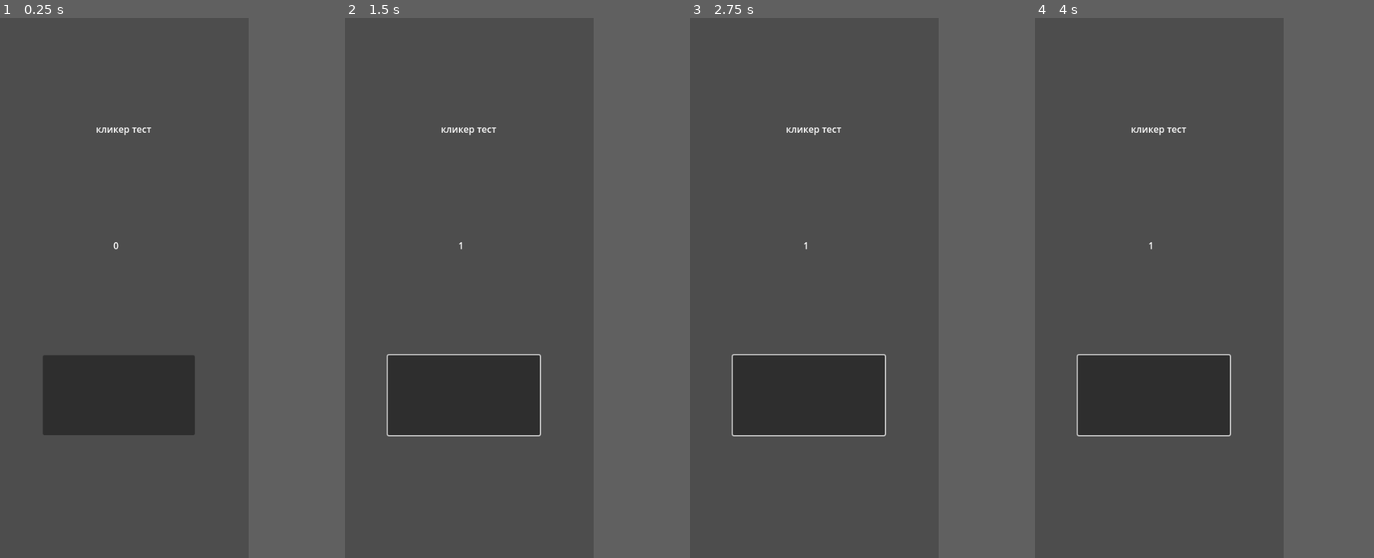
Above: before the commit, frames 1-4 (left to right).
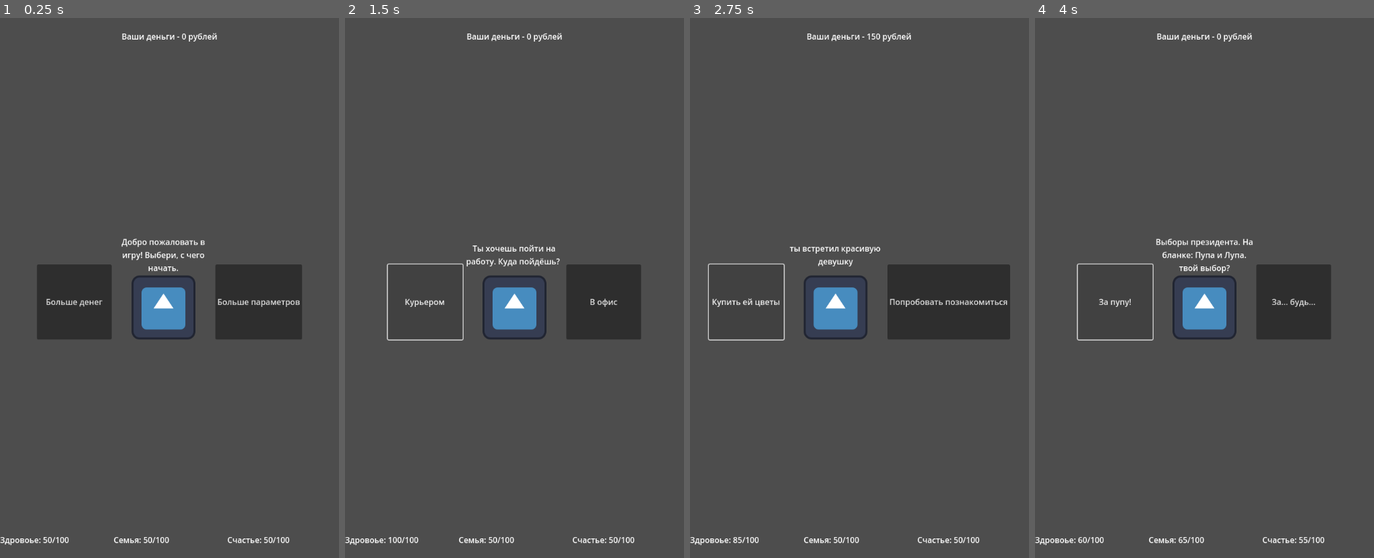
Above: after the commit, the same moments.

Repository: coca-in-a-cola/carassius
Game: Godot game, scene res://first prototype/main.tscn
Same seed, same stepped clock (60 frames per second), same inputs: the game is played once before the commit and once after it. Before the commit the project starts from res://scenes/loading/loading.tscn. The engine's default icon, where the game draws it, is replaced by a stand-in: a white triangle on a blue panel in a dark square.
Inputs (mouse positions are in pixels of both pictures, inside the frame that each line leads up to):
- Up to frame 1 (0.25 s): no input
- Up to frame 2 (1.5 s): click (463, 396) at 0.52 s; click (399, 304) at 1.25 s, where only the run after the commit has a clickable "Больше денег"
- Up to frame 3 (2.75 s): click (747, 304) at 2 s, where only the run after the commit has a clickable "Курьером"
- Up to frame 4 (4 s): click (1075, 304) at 2.75 s, where only the run after the commit has a clickable "Купить ей цветы"; click (1085, 304) at 3.5 s, where only the run after the commit has a clickable "Шава рядом с метро"
In our replay, the window is 369x800 before the commit and 503x800 after it. These sizes can differ from the game's own. Grey fills any space a smaller window leaves; there, only what the larger window draws over its background counts as a difference.

The runs differ from the first frame. In frame 1, 15% of the frame differs, in the area x 0-90%, y 2-98%; in frame 2, 12%; in frame 3, 14%; in frame 4, 13%.

Commit message:
Создание тестового прототипа
Карточная система, характеристики игрока, основа системы эффектов, основа системы контроля колоды

Diff:
--- /dev/null
+++ b/godot/first prototype/Cards/Hunger.tres
@@ -0,0 +1,48 @@
+[gd_resource type="Resource" script_class="CardRes" load_steps=10 format=3 uid="uid://dfdtd7qp82cd3"]
+
+[ext_resource type="Script" uid="uid://1k8fc34xwh8h" path="res://first prototype/ResourceClasses/BasicEffect.gd" id="1_wkt5p"]
+[ext_resource type="Script" uid="uid://bglbt362fxwyd" path="res://first prototype/ResourceClasses/ChangeStatsEffect.gd" id="2_2d65u"]
+[ext_resource type="Script" uid="uid://b3qfc0gvstbue" path="res://first prototype/ResourceClasses/card meta data.gd" id="3_16iy5"]
+
+[sub_resource type="Resource" id="Resource_anyg6"]
+script = ExtResource("2_2d65u")
+value = -25
+metadata/_custom_type_script = "uid://bglbt362fxwyd"
+
+[sub_resource type="Resource" id="Resource_64687"]
+script = ExtResource("2_2d65u")
+value = 5
+stat_type = 2
+metadata/_custom_type_script = "uid://bglbt362fxwyd"
+
+[sub_resource type="Resource" id="Resource_wkt5p"]
+script = ExtResource("2_2d65u")
+value = -50
+stat_type = 3
+metadata/_custom_type_script = "uid://bglbt362fxwyd"
+
+[sub_resource type="Resource" id="Resource_q1y3n"]
+script = ExtResource("2_2d65u")
+value = -15
+stat_type = 2
+metadata/_custom_type_script = "uid://bglbt362fxwyd"
+
+[sub_resource type="Resource" id="Resource_p623x"]
+script = ExtResource("2_2d65u")
+value = 10
+metadata/_custom_type_script = "uid://bglbt362fxwyd"
+
+[sub_resource type="Resource" id="Resource_2d65u"]
+script = ExtResource("2_2d65u")
+value = -125
+stat_type = 3
+metadata/_custom_type_script = "uid://bglbt362fxwyd"
+
+[resource]
+script = ExtResource("3_16iy5")
+left_text = "Шава рядом с метро"
+right_text = "Нормальная кафешка"
+main_text = "Ты проголодался, где покушаешь?"
+left_effects = Array[ExtResource("1_wkt5p")]([SubResource("Resource_anyg6"), SubResource("Resource_64687"), SubResource("Resource_wkt5p")])
+right_effects = Array[ExtResource("1_wkt5p")]([SubResource("Resource_q1y3n"), SubResource("Resource_p623x"), SubResource("Resource_2d65u")])
+metadata/_custom_type_script = "uid://b3qfc0gvstbue"
--- /dev/null
+++ b/godot/first prototype/Cards/Job.tres
@@ -0,0 +1,37 @@
+[gd_resource type="Resource" script_class="CardRes" load_steps=8 format=3 uid="uid://bxny4ffbv1n4x"]
+
+[ext_resource type="Script" uid="uid://1k8fc34xwh8h" path="res://first prototype/ResourceClasses/BasicEffect.gd" id="1_ad7w0"]
+[ext_resource type="Script" uid="uid://bglbt362fxwyd" path="res://first prototype/ResourceClasses/ChangeStatsEffect.gd" id="2_3lnbp"]
+[ext_resource type="Script" uid="uid://b3qfc0gvstbue" path="res://first prototype/ResourceClasses/card meta data.gd" id="3_t5i1t"]
+
+[sub_resource type="Resource" id="Resource_anyg6"]
+script = ExtResource("2_3lnbp")
+value = -15
+metadata/_custom_type_script = "uid://bglbt362fxwyd"
+
+[sub_resource type="Resource" id="Resource_64687"]
+script = ExtResource("2_3lnbp")
+value = 150
+stat_type = 3
+metadata/_custom_type_script = "uid://bglbt362fxwyd"
+
+[sub_resource type="Resource" id="Resource_q1y3n"]
+script = ExtResource("2_3lnbp")
+value = -15
+stat_type = 2
+metadata/_custom_type_script = "uid://bglbt362fxwyd"
+
+[sub_resource type="Resource" id="Resource_p623x"]
+script = ExtResource("2_3lnbp")
+value = 150
+stat_type = 3
+metadata/_custom_type_script = "uid://bglbt362fxwyd"
+
+[resource]
+script = ExtResource("3_t5i1t")
+left_text = "Курьером"
+right_text = "В офис"
+main_text = "Ты хочешь пойти на работу. Куда пойдёшь? "
+left_effects = Array[ExtResource("1_ad7w0")]([SubResource("Resource_anyg6"), SubResource("Resource_64687")])
+right_effects = Array[ExtResource("1_ad7w0")]([SubResource("Resource_q1y3n"), SubResource("Resource_p623x")])
+metadata/_custom_type_script = "uid://b3qfc0gvstbue"
--- /dev/null
+++ b/godot/first prototype/Cards/Salary.tres
@@ -0,0 +1,26 @@
+[gd_resource type="Resource" script_class="CardRes" load_steps=6 format=3 uid="uid://cquktsgu8heky"]
+
+[ext_resource type="Script" uid="uid://1k8fc34xwh8h" path="res://first prototype/ResourceClasses/BasicEffect.gd" id="1_2q0k8"]
+[ext_resource type="Script" uid="uid://bglbt362fxwyd" path="res://first prototype/ResourceClasses/ChangeStatsEffect.gd" id="2_nobcp"]
+[ext_resource type="Script" uid="uid://b3qfc0gvstbue" path="res://first prototype/ResourceClasses/card meta data.gd" id="3_kao57"]
+
+[sub_resource type="Resource" id="Resource_64687"]
+script = ExtResource("2_nobcp")
+value = 250
+stat_type = 3
+metadata/_custom_type_script = "uid://bglbt362fxwyd"
+
+[sub_resource type="Resource" id="Resource_p623x"]
+script = ExtResource("2_nobcp")
+value = 250
+stat_type = 3
+metadata/_custom_type_script = "uid://bglbt362fxwyd"
+
+[resource]
+script = ExtResource("3_kao57")
+left_text = "Ура!"
+right_text = "Ура!"
+main_text = "Ты получил запрлату."
+left_effects = Array[ExtResource("1_2q0k8")]([SubResource("Resource_64687")])
+right_effects = Array[ExtResource("1_2q0k8")]([SubResource("Resource_p623x")])
+metadata/_custom_type_script = "uid://b3qfc0gvstbue"
--- /dev/null
+++ b/godot/first prototype/Cards/TestCard.tres
@@ -0,0 +1,37 @@
+[gd_resource type="Resource" script_class="CardRes" load_steps=8 format=3 uid="uid://bcaperrwft7r4"]
+
+[ext_resource type="Script" uid="uid://1k8fc34xwh8h" path="res://first prototype/ResourceClasses/BasicEffect.gd" id="1_64687"]
+[ext_resource type="Script" uid="uid://bglbt362fxwyd" path="res://first prototype/ResourceClasses/ChangeStatsEffect.gd" id="1_w4usj"]
+[ext_resource type="Script" uid="uid://b3qfc0gvstbue" path="res://first prototype/ResourceClasses/card meta data.gd" id="2_64687"]
+
+[sub_resource type="Resource" id="Resource_anyg6"]
+script = ExtResource("1_w4usj")
+value = -10
+metadata/_custom_type_script = "uid://bglbt362fxwyd"
+
+[sub_resource type="Resource" id="Resource_64687"]
+script = ExtResource("1_w4usj")
+value = 150
+stat_type = 3
+metadata/_custom_type_script = "uid://bglbt362fxwyd"
+
+[sub_resource type="Resource" id="Resource_q1y3n"]
+script = ExtResource("1_w4usj")
+value = 10
+stat_type = 1
+metadata/_custom_type_script = "uid://bglbt362fxwyd"
+
+[sub_resource type="Resource" id="Resource_p623x"]
+script = ExtResource("1_w4usj")
+value = -75
+stat_type = 3
+metadata/_custom_type_script = "uid://bglbt362fxwyd"
+
+[resource]
+script = ExtResource("2_64687")
+left_text = "-10 hp"
+right_text = "+10 семьи"
+main_text = "Биба или боба"
+left_effects = Array[ExtResource("1_64687")]([SubResource("Resource_anyg6"), SubResource("Resource_64687")])
+right_effects = Array[ExtResource("1_64687")]([SubResource("Resource_q1y3n"), SubResource("Resource_p623x")])
+metadata/_custom_type_script = "uid://b3qfc0gvstbue"
--- /dev/null
+++ b/godot/first prototype/Cards/TestCard3.tres
@@ -0,0 +1,43 @@
+[gd_resource type="Resource" script_class="CardRes" load_steps=9 format=3 uid="uid://b1darfg6yku4m"]
+
+[ext_resource type="Script" uid="uid://1k8fc34xwh8h" path="res://first prototype/ResourceClasses/BasicEffect.gd" id="1_jdvp1"]
+[ext_resource type="Script" uid="uid://bglbt362fxwyd" path="res://first prototype/ResourceClasses/ChangeStatsEffect.gd" id="2_6j5q2"]
+[ext_resource type="Script" uid="uid://b3qfc0gvstbue" path="res://first prototype/ResourceClasses/card meta data.gd" id="3_cyay1"]
+
+[sub_resource type="Resource" id="Resource_anyg6"]
+script = ExtResource("2_6j5q2")
+value = 25
+stat_type = 2
+metadata/_custom_type_script = "uid://bglbt362fxwyd"
+
+[sub_resource type="Resource" id="Resource_64687"]
+script = ExtResource("2_6j5q2")
+value = 15
+stat_type = 3
+metadata/_custom_type_script = "uid://bglbt362fxwyd"
+
+[sub_resource type="Resource" id="Resource_q1y3n"]
+script = ExtResource("2_6j5q2")
+value = -10
+stat_type = 1
+metadata/_custom_type_script = "uid://bglbt362fxwyd"
+
+[sub_resource type="Resource" id="Resource_p623x"]
+script = ExtResource("2_6j5q2")
+value = -5
+stat_type = 2
+metadata/_custom_type_script = "uid://bglbt362fxwyd"
+
+[sub_resource type="Resource" id="Resource_ad7w0"]
+script = ExtResource("2_6j5q2")
+value = -5
+metadata/_custom_type_script = "uid://bglbt362fxwyd"
+
+[resource]
+script = ExtResource("3_cyay1")
+left_text = "За пупу!"
+right_text = "За... будь..."
+main_text = "Выборы президента. На бланке: Пупа и Лупа. твой выбор?"
+left_effects = Array[ExtResource("1_jdvp1")]([SubResource("Resource_anyg6"), SubResource("Resource_64687")])
+right_effects = Array[ExtResource("1_jdvp1")]([SubResource("Resource_q1y3n"), SubResource("Resource_p623x"), SubResource("Resource_ad7w0")])
+metadata/_custom_type_script = "uid://b3qfc0gvstbue"
--- /dev/null
+++ b/godot/first prototype/Cards/main.tres
@@ -0,0 +1,42 @@
+[gd_resource type="Resource" script_class="CardRes" load_steps=9 format=3 uid="uid://c67slcxx5op5y"]
+
+[ext_resource type="Script" uid="uid://1k8fc34xwh8h" path="res://first prototype/ResourceClasses/BasicEffect.gd" id="1_jmij2"]
+[ext_resource type="Script" uid="uid://bglbt362fxwyd" path="res://first prototype/ResourceClasses/ChangeStatsEffect.gd" id="2_fa6hw"]
+[ext_resource type="Script" uid="uid://b3qfc0gvstbue" path="res://first prototype/ResourceClasses/card meta data.gd" id="3_mlrym"]
+
+[sub_resource type="Resource" id="Resource_7117g"]
+script = ExtResource("2_fa6hw")
+value = 250
+metadata/_custom_type_script = "uid://bglbt362fxwyd"
+
+[sub_resource type="Resource" id="Resource_sl0xp"]
+script = ExtResource("2_fa6hw")
+value = 10
+metadata/_custom_type_script = "uid://bglbt362fxwyd"
+
+[sub_resource type="Resource" id="Resource_evhl7"]
+script = ExtResource("2_fa6hw")
+value = 10
+stat_type = 1
+metadata/_custom_type_script = "uid://bglbt362fxwyd"
+
+[sub_resource type="Resource" id="Resource_53o3g"]
+script = ExtResource("2_fa6hw")
+value = 10
+stat_type = 2
+metadata/_custom_type_script = "uid://bglbt362fxwyd"
+
+[sub_resource type="Resource" id="Resource_r0nra"]
+script = ExtResource("2_fa6hw")
+value = 150
+stat_type = 3
+metadata/_custom_type_script = "uid://bglbt362fxwyd"
+
+[resource]
+script = ExtResource("3_mlrym")
+left_text = "Больше денег"
+right_text = "Больше параметров"
+main_text = "Добро пожаловать в игру! Выбери, с чего начать."
+left_effects = Array[ExtResource("1_jmij2")]([SubResource("Resource_7117g")])
+right_effects = Array[ExtResource("1_jmij2")]([SubResource("Resource_sl0xp"), SubResource("Resource_evhl7"), SubResource("Resource_53o3g"), SubResource("Resource_r0nra")])
+metadata/_custom_type_script = "uid://b3qfc0gvstbue"
--- /dev/null
+++ b/godot/first prototype/ResourceClasses/BasicEffect.gd
@@ -0,0 +1,3 @@
+@abstract
+extends Resource
+class_name Effect
--- /dev/null
+++ b/godot/first prototype/ResourceClasses/ChangeStatsEffect.gd
@@ -0,0 +1,12 @@
+extends Effect
+class_name StatEffect
+
+enum StatType{
+	HEALTH,
+	FAMILY,
+	HAPPINESS,
+	MONEY
+}
+
+@export var value : int
+@export var stat_type : StatType
--- /dev/null
+++ b/godot/first prototype/ResourceClasses/card meta data.gd
@@ -0,0 +1,10 @@
+extends Resource
+class_name CardRes
+
+
+@export var left_text: String
+@export var right_text: String
+@export_multiline var main_text: String
+
+@export var left_effects : Array[Effect]
+@export var right_effects : Array[Effect]
--- /dev/null
+++ b/godot/first prototype/deck_controller.gd
@@ -0,0 +1,26 @@
+extends Node
+
+
+var turn = 0
+
+@export var current_card : CardNode
+
+@export var card_meta_array : Array[CardRes]
+@export var late_random_events : Array[CardRes]
+@export var regular_events : Array[CardRes]
+
+
+func _on_h_box_container_choice_made(__effects) -> void:
+	turn += 1
+	if turn % 3 == 0:
+		set_next_card(regular_events.pick_random())
+	elif turn >= card_meta_array.size():
+		set_next_card(late_random_events.pick_random())
+	else:
+		set_next_card(card_meta_array[turn])
+	print(turn)
+
+
+
+func set_next_card(card: CardRes):
+	current_card._card_data = card
--- /dev/null
+++ b/godot/first prototype/main.tscn
@@ -0,0 +1,166 @@
+[gd_scene load_steps=25 format=3 uid="uid://dbo0h46srxld5"]
+
+[ext_resource type="Script" uid="uid://bhofhx6bsyyj" path="res://first prototype/player_data.gd" id="1_qvj7q"]
+[ext_resource type="PackedScene" uid="uid://d0aqjr488e1te" path="res://first prototype/objects/card.tscn" id="2_3rryu"]
+[ext_resource type="Script" uid="uid://fvg7dim6f4cw" path="res://first prototype/deck_controller.gd" id="2_bbj7l"]
+[ext_resource type="Script" uid="uid://b3qfc0gvstbue" path="res://first prototype/ResourceClasses/card meta data.gd" id="3_n2ms6"]
+[ext_resource type="Resource" uid="uid://bcaperrwft7r4" path="res://first prototype/Cards/TestCard.tres" id="3_si4ni"]
+[ext_resource type="Resource" uid="uid://c67slcxx5op5y" path="res://first prototype/Cards/main.tres" id="4_opuq4"]
+[ext_resource type="Script" uid="uid://1k8fc34xwh8h" path="res://first prototype/ResourceClasses/BasicEffect.gd" id="4_pei0g"]
+[ext_resource type="Script" uid="uid://bglbt362fxwyd" path="res://first prototype/ResourceClasses/ChangeStatsEffect.gd" id="5_opuq4"]
+[ext_resource type="Resource" uid="uid://bxny4ffbv1n4x" path="res://first prototype/Cards/Job.tres" id="6_bajvb"]
+[ext_resource type="Resource" uid="uid://b1darfg6yku4m" path="res://first prototype/Cards/TestCard3.tres" id="7_qw4h1"]
+[ext_resource type="Resource" uid="uid://dfdtd7qp82cd3" path="res://first prototype/Cards/Hunger.tres" id="9_d5e8v"]
+[ext_resource type="Resource" uid="uid://cquktsgu8heky" path="res://first prototype/Cards/Salary.tres" id="10_tlhdv"]
+
+[sub_resource type="Resource" id="Resource_o0yle"]
+script = ExtResource("5_opuq4")
+value = 15
+stat_type = 1
+metadata/_custom_type_script = "uid://bglbt362fxwyd"
+
+[sub_resource type="Resource" id="Resource_g3rbc"]
+script = ExtResource("5_opuq4")
+value = -100
+stat_type = 3
+metadata/_custom_type_script = "uid://bglbt362fxwyd"
+
+[sub_resource type="Resource" id="Resource_aqb3m"]
+script = ExtResource("5_opuq4")
+value = -15
+stat_type = 1
+metadata/_custom_type_script = "uid://bglbt362fxwyd"
+
+[sub_resource type="Resource" id="Resource_3jnal"]
+script = ExtResource("5_opuq4")
+value = -5
+stat_type = 2
+metadata/_custom_type_script = "uid://bglbt362fxwyd"
+
+[sub_resource type="Resource" id="Resource_bd61p"]
+script = ExtResource("3_n2ms6")
+left_text = "Купить ей цветы"
+right_text = "Попробовать познакомиться"
+main_text = "ты встретил красивую девушку"
+left_effects = Array[ExtResource("4_pei0g")]([SubResource("Resource_o0yle"), SubResource("Resource_g3rbc")])
+right_effects = Array[ExtResource("4_pei0g")]([SubResource("Resource_aqb3m"), SubResource("Resource_3jnal")])
+metadata/_custom_type_script = "uid://b3qfc0gvstbue"
+
+[sub_resource type="Resource" id="Resource_8xmoq"]
+script = ExtResource("5_opuq4")
+value = 15
+stat_type = 3
+metadata/_custom_type_script = "uid://bglbt362fxwyd"
+
+[sub_resource type="Resource" id="Resource_wcfev"]
+script = ExtResource("5_opuq4")
+value = -5
+stat_type = 1
+metadata/_custom_type_script = "uid://bglbt362fxwyd"
+
+[sub_resource type="Resource" id="Resource_aacgu"]
+script = ExtResource("3_n2ms6")
+left_text = "4"
+right_text = "четыре"
+main_text = "2+2?"
+left_effects = Array[ExtResource("4_pei0g")]([SubResource("Resource_8xmoq"), SubResource("Resource_wcfev")])
+metadata/_custom_type_script = "uid://b3qfc0gvstbue"
+
+[sub_resource type="GDScript" id="GDScript_si4ni"]
+script/source = "extends Label
+
+
+func _on_player_data_health_changed(new_health: Variant) -> void:
+	text = \"Здровоье: \" + str(new_health) + \"/100\"
+"
+
+[sub_resource type="GDScript" id="GDScript_bbj7l"]
+script/source = "extends Label
+
+
+func _on_player_data_family_changed(new_family: Variant) -> void:
+	text = \"Семья: \" + str(new_family) + \"/100\"
+"
+
+[sub_resource type="GDScript" id="GDScript_m06kt"]
+script/source = "extends Label
+
+
+func _on_player_data_happiness_changed(new_happiness: Variant) -> void:
+	text = \"Счастье: \" + str(new_happiness) + \"/100\"
+"
+
+[sub_resource type="GDScript" id="GDScript_0ba0g"]
+script/source = "extends Label
+
+
+func _on_player_data_money_changed(new_money: Variant) -> void:
+	text = \"Ваши деньги - \" + str(new_money) + \" рублей\"
+"
+
+[node name="Main" type="Control"]
+layout_mode = 3
+anchors_preset = 15
+anchor_right = 1.0
+anchor_bottom = 1.0
+grow_horizontal = 2
+grow_vertical = 2
+
+[node name="PlayerData" type="Node" parent="."]
+script = ExtResource("1_qvj7q")
+
+[node name="DeckController" type="Node" parent="." node_paths=PackedStringArray("current_card")]
+script = ExtResource("2_bbj7l")
+current_card = NodePath("../MarginContainer/HBoxContainer")
+card_meta_array = Array[ExtResource("3_n2ms6")]([ExtResource("4_opuq4"), ExtResource("6_bajvb"), SubResource("Resource_bd61p")])
+late_random_events = Array[ExtResource("3_n2ms6")]([SubResource("Resource_aacgu"), ExtResource("7_qw4h1"), ExtResource("3_si4ni")])
+regular_events = Array[ExtResource("3_n2ms6")]([ExtResource("9_d5e8v"), ExtResource("10_tlhdv")])
+
+[node name="MarginContainer" type="MarginContainer" parent="."]
+layout_mode = 1
+anchors_preset = 15
+anchor_right = 1.0
+anchor_bottom = 1.0
+grow_horizontal = 2
+grow_vertical = 2
+theme_override_constants/margin_top = 25
+theme_override_constants/margin_bottom = 25
+
+[node name="HBoxContainer" parent="MarginContainer" instance=ExtResource("2_3rryu")]
+layout_mode = 2
+size_flags_horizontal = 4
+size_flags_vertical = 4
+_card_data = ExtResource("4_opuq4")
+
+[node name="HBoxContainer2" type="HBoxContainer" parent="MarginContainer"]
+layout_mode = 2
+size_flags_vertical = 8
+
+[node name="HP" type="Label" parent="MarginContainer/HBoxContainer2"]
+layout_mode = 2
+size_flags_horizontal = 3
+script = SubResource("GDScript_si4ni")
+
+[node name="FM" type="Label" parent="MarginContainer/HBoxContainer2"]
+layout_mode = 2
+size_flags_horizontal = 3
+script = SubResource("GDScript_bbj7l")
+
+[node name="Happy" type="Label" parent="MarginContainer/HBoxContainer2"]
+layout_mode = 2
+size_flags_horizontal = 3
+script = SubResource("GDScript_m06kt")
+
+[node name="MONEY" type="Label" parent="MarginContainer"]
+layout_mode = 2
+size_flags_vertical = 0
+horizontal_alignment = 1
+vertical_alignment = 1
+script = SubResource("GDScript_0ba0g")
+
+[connection signal="family_changed" from="PlayerData" to="MarginContainer/HBoxContainer2/FM" method="_on_player_data_family_changed"]
+[connection signal="happiness_changed" from="PlayerData" to="MarginContainer/HBoxContainer2/Happy" method="_on_player_data_happiness_changed"]
+[connection signal="health_changed" from="PlayerData" to="MarginContainer/HBoxContainer2/HP" method="_on_player_data_health_changed"]
+[connection signal="money_changed" from="PlayerData" to="MarginContainer/MONEY" method="_on_player_data_money_changed"]
+[connection signal="choice_made" from="MarginContainer/HBoxContainer" to="PlayerData" method="_on_h_box_container_choice_made"]
+[connection signal="choice_made" from="MarginContainer/HBoxContainer" to="DeckController" method="_on_h_box_container_choice_made"]
--- /dev/null
+++ b/godot/first prototype/objects/card.gd
@@ -0,0 +1,22 @@
+extends HBoxContainer
+class_name CardNode
+
+
+@export var _card_data : CardRes :
+	set(value):
+		$left_button.text = value.left_text
+		$right_button.text = value.right_text
+		$VBoxContainer/MainText.text = value.main_text
+		_card_data = value
+
+
+
+
+
+signal choice_made(effect : Array[Effect])
+
+func _on_button_pressed() -> void:
+	choice_made.emit(_card_data.left_effects)
+
+func _on_button_2_pressed() -> void:
+	choice_made.emit(_card_data.right_effects)
--- /dev/null
+++ b/godot/first prototype/objects/card.tscn
@@ -0,0 +1,45 @@
+[gd_scene load_steps=3 format=3 uid="uid://d0aqjr488e1te"]
+
+[ext_resource type="Script" uid="uid://dn6r2tjmfa3r3" path="res://first prototype/objects/card.gd" id="1_spyjs"]
+[ext_resource type="Texture2D" uid="uid://cf0utav6mkrt5" path="res://icon.svg" id="2_tbjc2"]
+
+[node name="HBoxContainer" type="HBoxContainer"]
+anchors_preset = 15
+anchor_right = 1.0
+anchor_bottom = 1.0
+grow_horizontal = 2
+grow_vertical = 2
+script = ExtResource("1_spyjs")
+
+[node name="left_button" type="Button" parent="."]
+custom_minimum_size = Vector2(150, 150)
+layout_mode = 2
+size_flags_horizontal = 4
+size_flags_vertical = 8
+
+[node name="VBoxContainer" type="VBoxContainer" parent="."]
+layout_mode = 2
+size_flags_horizontal = 3
+size_flags_vertical = 4
+
+[node name="MainText" type="Label" parent="VBoxContainer"]
+custom_minimum_size = Vector2(200, 75)
+layout_mode = 2
+horizontal_alignment = 1
+vertical_alignment = 1
+autowrap_mode = 2
+
+[node name="TextureRect" type="TextureRect" parent="VBoxContainer"]
+layout_mode = 2
+size_flags_horizontal = 4
+size_flags_vertical = 4
+texture = ExtResource("2_tbjc2")
+
+[node name="right_button" type="Button" parent="."]
+custom_minimum_size = Vector2(150, 150)
+layout_mode = 2
+size_flags_horizontal = 4
+size_flags_vertical = 8
+
+[connection signal="pressed" from="left_button" to="." method="_on_button_pressed"]
+[connection signal="pressed" from="right_button" to="." method="_on_button_2_pressed"]
--- /dev/null
+++ b/godot/first prototype/player_data.gd
@@ -0,0 +1,51 @@
+extends Node
+
+signal health_changed(new_health)
+var health = 50 :
+	set(value):
+		health = clamp(value, 0, 100)
+		health_changed.emit(health)
+
+
+signal family_changed(new_family)
+var family = 50 :
+	set(value):
+		family = clamp(value, 0, 100)
+		family_changed.emit(family)
+
+
+signal happiness_changed(new_happiness)
+var happiness = 50 :
+	set(value):
+		happiness = clamp(value, 0, 100)
+		happiness_changed.emit(happiness)
+
+
+signal money_changed(new_money)
+var money = 0 :
+	set(value):
+		money = 0 if value < 0 else value
+		money_changed.emit(money)
+
+
+
+func _ready():
+	health = 50
+	family = 50
+	happiness = 50
+	money = 0
+
+
+
+func _on_h_box_container_choice_made(effects: Array[Effect]) -> void:
+	for effect in effects:
+		if effect is StatEffect:
+			match effect.stat_type:
+				StatEffect.StatType.HEALTH:
+					health += effect.value
+				StatEffect.StatType.FAMILY:
+					family += effect.value
+				StatEffect.StatType.HAPPINESS:
+					happiness += effect.value
+				StatEffect.StatType.MONEY:
+					money += effect.value
--- a/godot/project.godot
+++ b/godot/project.godot
@@ -11,7 +11,7 @@
 [application]
 
 config/name="Carassius"
-run/main_scene="uid://dlsl4pbfwrnjc"
+run/main_scene="uid://dbo0h46srxld5"
 config/features=PackedStringArray("4.5", "GL Compatibility")
 config/icon="res://icon.svg"
 
@@ -22,8 +22,8 @@
 
 [display]
 
-window/size/viewport_width=430
-window/size/viewport_height=932
+window/size/viewport_width=680
+window/size/viewport_height=1080
 
 [rendering]
 
Not shown, added: godot/first prototype/ResourceClasses/BasicEffect.gd.uid
Not shown, added: godot/first prototype/ResourceClasses/ChangeStatsEffect.gd.uid
Not shown, added: godot/first prototype/ResourceClasses/card meta data.gd.uid
Not shown, added: godot/first prototype/deck_controller.gd.uid
Not shown, added: godot/first prototype/objects/card.gd.uid
Not shown, added: godot/first prototype/player_data.gd.uid
